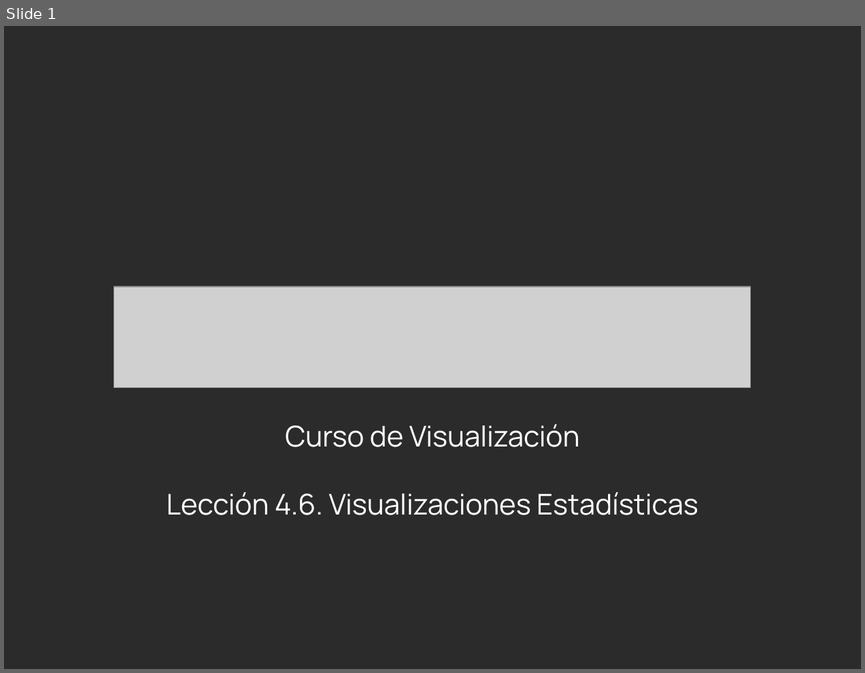
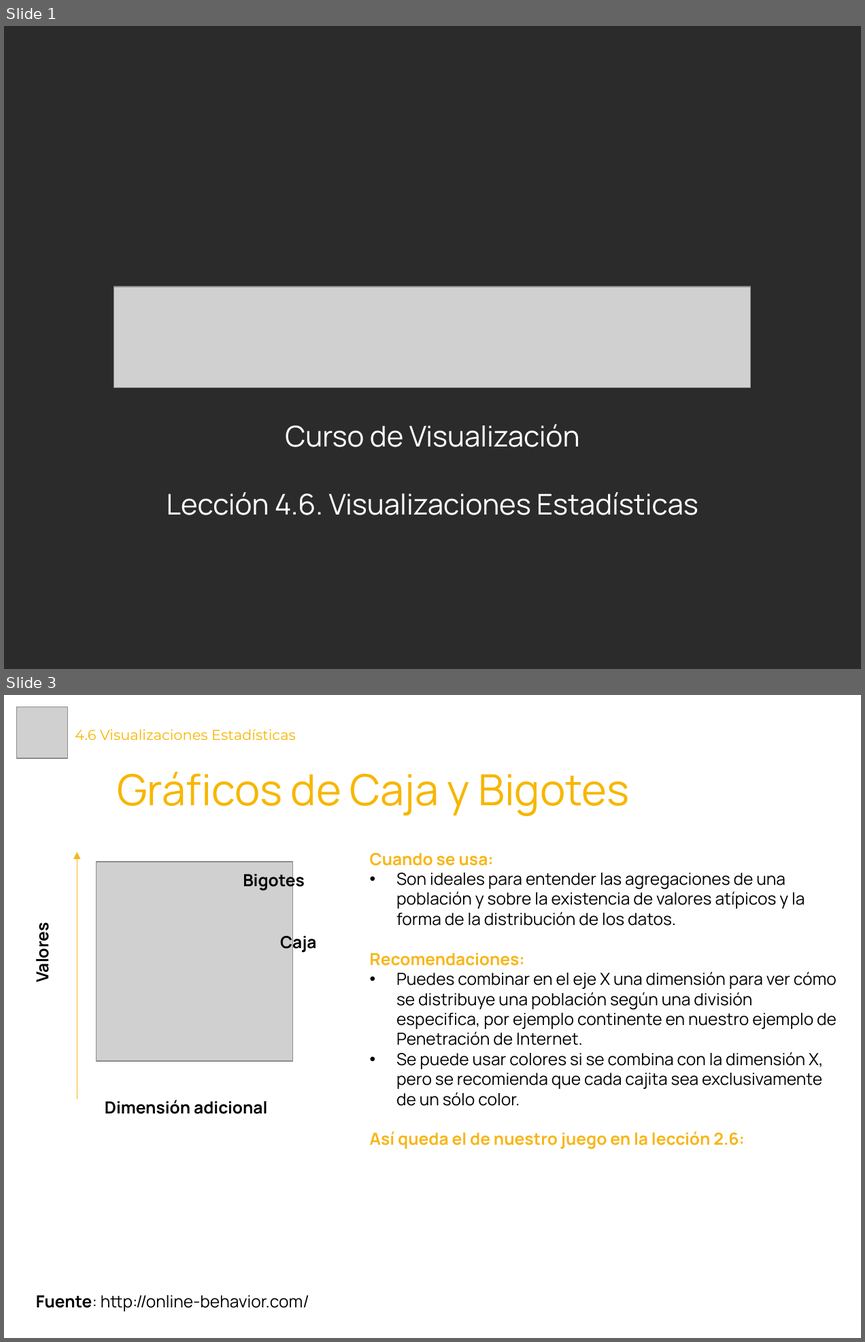
Before and after one commit to Laboratoria/curriculum, a slide deck: 18-data-visualization/Contenido Semana 2/4.6. Presentación - Visualizaciones Estadísticas.pptx. Shown one above the other, each under a label of ours: slide 1 before the commit, slides 1 and 3 after it; the slides between them are not shown. The pictures are 865x673 and 865x1342 pixels, drawn with LibreOffice and Linux fonts; fonts in the diff are those of the drawing; grey boxes stand for pictures; background and template pictures are left out; a plain dark background stands for a picture behind light text. Boxes give left, top, right and bottom in pixels: in the first picture for what was removed or moved away, otherwise in the second. Text is boxed around its words. In the diff, an @@ line names an element or a change of style, - is before the commit and + after.

Commit message:
Actualizacion presentaciones Lección 4
Presentaciones lección 4

```diff
--- a/18-data-visualization/Contenido Semana 2/4.6. Presentación - Visualizaciones Estadísticas.pptx
+++ b/18-data-visualization/Contenido Semana 2/4.6. Presentación - Visualizaciones Estadísticas.pptx
@@ slide 3 added at <box>4,695,861,1338</box>, background #FFFFFF @@
@@ picture added at <box>16,707,67,758</box> @@
@@ title added at <box>75,729,296,740</box>, 12 pt, text #F7B600 @@
+4.6 Visualizaciones Estadísticas
@@ text added at <box>117,772,630,816</box>, 36 pt, text #F7B600 @@
+Gráficos de Caja y Bigotes
@@ arrow added from (77, 1100) to (77, 852), #F7B617 0.75 pt @@
@@ text added at <box>370,853,836,1149</box>, 14 pt, text #000000 @@
+Cuando se usa:
+• Son ideales para entender las agregaciones de una población y sobre la existencia de valores atípicos y la forma de la distribución de los datos.
+Recomendaciones:
+• Puedes combinar en el eje X una dimensión para ver cómo se distribuye una población según una división especifica, por ejemplo continente en nuestro ejemplo de Penetración de Internet.
+• Se puede usar colores si se combina con la dimensión X, pero se recomienda que cada cajita sea exclusivamente de un sólo color.
+Así queda el de nuestro juego en la lección 2.6:
@@ picture added at <box>96,861,293,1061</box> @@
@@ text added at <box>243,871,305,891</box>, 14 pt, text #000000, bold @@
+Bigotes
@@ text added at <box>31,928,53,981</box>, 14 pt, text #000000, bold @@
+Valores
@@ text added at <box>280,932,316,952</box>, 14 pt, text #000000, bold @@
+Caja
@@ text added at <box>105,1100,267,1114</box>, 14 pt, text #000000, bold @@
+Dimensión adicional
@@ text added at <box>36,1295,309,1311</box>, 14 pt, text #000000 @@
+Fuente: http://online-behavior.com/
```
Also in this commit, not shown: 1 other slide added, 1 slide removed, 8 other files.
